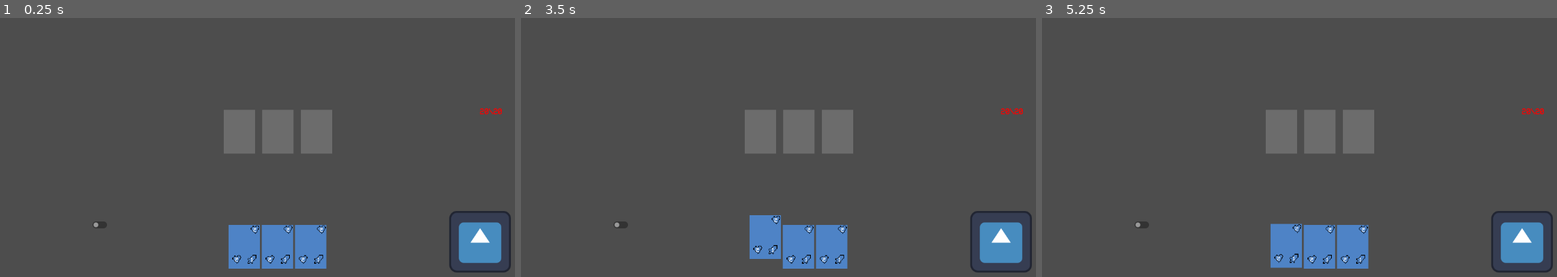
Above: before the commit, frames 1-3 (left to right).
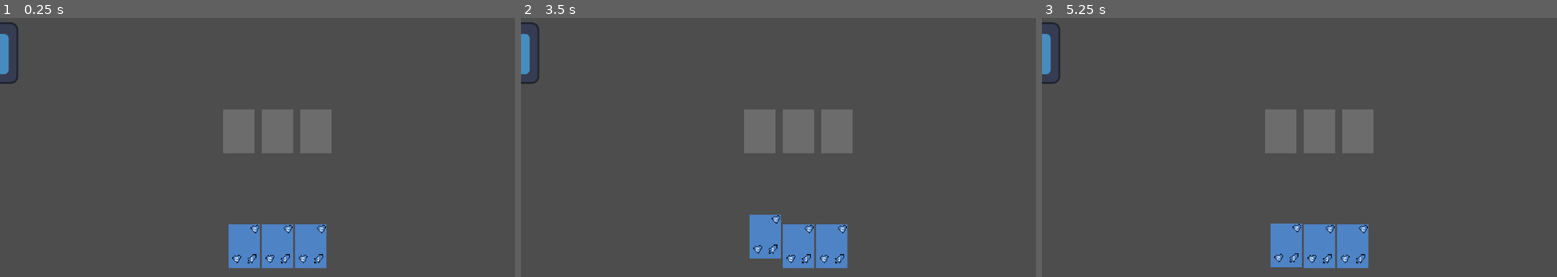
Above: after the commit, the same moments.

Repository: CraftMaster07/MonsterCardsClone
Game: Godot game, scene res://Scenes/board.tscn
Two runs of this game, one before a commit and one after it. Both use one fixed random seed, a clock stepped at 60 frames per second and the inputs below. The engine's default icon, where the game draws it, is replaced by a stand-in: a white triangle on a blue panel in a dark square.
Inputs (mouse positions are in pixels of both pictures, inside the frame that each line leads up to):
- Up to frame 1 (0.25 s): no input
- Up to frame 2 (3.5 s): click (763, 245) at 0.52 s; click (757, 131) at 1.27 s; click (618, 225) at 2.02 s; click (763, 245) at 2.77 s
- Up to frame 3 (5.25 s): click (1278, 131) at 3.52 s; click (1139, 225) at 4.27 s; click (1284, 245) at 5.02 s

The runs differ from the first frame. In frame 1, 2.6% of the frame differs, in the area x 0-100%, y 1-99%; in frame 2, 2.6%; in frame 3, 2.6%.

Commit message:
cards can actually go in the slots now omg

Diff:
--- a/monster-cards-clone/Scenes/board.tscn
+++ b/monster-cards-clone/Scenes/board.tscn
@@ -6,17 +6,30 @@
 [ext_resource type="PackedScene" uid="uid://dtpst7jgrdpqq" path="res://Scenes/card_slot_container.tscn" id="5_dun80"]
 [ext_resource type="PackedScene" uid="uid://syfm2kspvm70" path="res://Scenes/player.tscn" id="5_dxjtj"]
 
-[node name="Battle" type="Node2D"]
+[node name="Board" type="Control"]
+layout_mode = 3
+anchors_preset = 15
+anchor_right = 1.0
+anchor_bottom = 1.0
+grow_horizontal = 2
+grow_vertical = 2
 script = ExtResource("1_xiot5")
 
-[node name="Camera2D" type="Camera2D" parent="."]
+[node name="CardSlotContainer" parent="." instance=ExtResource("5_dun80")]
+layout_mode = 1
+anchors_preset = 15
+anchor_left = 0.0
+anchor_top = 0.0
+anchor_right = 1.0
+anchor_bottom = 1.0
 
-[node name="HandLayer" type="CanvasLayer" parent="."]
-
-[node name="Hand" parent="HandLayer" instance=ExtResource("2_shhme")]
+[node name="Hand" parent="." instance=ExtResource("2_shhme")]
+layout_mode = 1
+offset_top = -131.0
+theme_override_constants/margin_bottom = 40
 
 [node name="Icon" type="Sprite2D" parent="."]
-position = Vector2(420, 229)
+position = Vector2(-26, 161)
 texture = ExtResource("4_cp8jt")
 
 [node name="PlayerHandler" parent="." instance=ExtResource("5_dxjtj")]
@@ -28,13 +41,12 @@
 offset_bottom = -27.0
 
 [node name="DamageButton" type="CheckButton" parent="."]
+layout_mode = 0
 offset_left = -393.0
 offset_top = 178.0
 offset_right = -347.0
 offset_bottom = 211.0
 
-[node name="CardSlotContainer" parent="." instance=ExtResource("5_dun80")]
-
 [connection signal="toggled" from="DamageButton" to="PlayerHandler" method="_on_check_button_toggled"]
 
 [editable path="PlayerHandler"]
--- /dev/null
+++ b/monster-cards-clone/Scenes/card_board.tscn
@@ -0,0 +1,18 @@
+[gd_scene load_steps=2 format=3 uid="uid://cru4gfksm3rbh"]
+
+[ext_resource type="PackedScene" uid="uid://riqyg25s6tq2" path="res://Scenes/card_front.tscn" id="1_m7piv"]
+
+[node name="CardBoard" type="Control"]
+layout_mode = 3
+anchors_preset = 8
+anchor_left = 0.5
+anchor_top = 0.5
+anchor_right = 0.5
+anchor_bottom = 0.5
+grow_horizontal = 2
+grow_vertical = 2
+size_flags_horizontal = 8
+size_flags_vertical = 4
+
+[node name="CardFront" parent="." instance=ExtResource("1_m7piv")]
+layout_mode = 1
--- a/monster-cards-clone/Scenes/card_hand.tscn
+++ b/monster-cards-clone/Scenes/card_hand.tscn
@@ -1,7 +1,10 @@
-[gd_scene load_steps=3 format=3 uid="uid://d2efqpfk6vwcm"]
+[gd_scene load_steps=4 format=3 uid="uid://d2efqpfk6vwcm"]
 
 [ext_resource type="Script" uid="uid://052i7e5dlcs" path="res://scripts/card_hand.gd" id="1_vvs6b"]
 [ext_resource type="PackedScene" uid="uid://riqyg25s6tq2" path="res://Scenes/card_front.tscn" id="2_ss82o"]
+
+[sub_resource type="RectangleShape2D" id="RectangleShape2D_vvs6b"]
+size = Vector2(65, 91)
 
 [node name="CardHand" type="Control"]
 custom_minimum_size = Vector2(65, 91)
@@ -17,17 +20,24 @@
 offset_bottom = 45.5
 grow_horizontal = 2
 grow_vertical = 2
+size_flags_horizontal = 4
+size_flags_vertical = 4
 script = ExtResource("1_vvs6b")
-hover_height = null
 animation_length = 0.15
 animation_trans = 2
-dragback_time = null
-dragback_trans = null
-dragback_ease = null
 
 [node name="CardFront" parent="." instance=ExtResource("2_ss82o")]
 layout_mode = 1
 
+[node name="Area2D" type="Area2D" parent="CardFront"]
+position = Vector2(32.5, 45.5)
+collision_mask = 2
+
+[node name="CollisionShape2D" type="CollisionShape2D" parent="CardFront/Area2D"]
+shape = SubResource("RectangleShape2D_vvs6b")
+
 [connection signal="mouse_entered" from="." to="." method="_on_mouse_entered"]
 [connection signal="mouse_exited" from="." to="." method="_on_mouse_exited"]
 [connection signal="button_down" from="CardFront" to="." method="_on_card_front_button_down"]
+[connection signal="area_entered" from="CardFront/Area2D" to="." method="_on_area_2d_area_entered"]
+[connection signal="area_exited" from="CardFront/Area2D" to="." method="_on_area_2d_area_exited"]
--- a/monster-cards-clone/Scenes/card_slot.tscn
+++ b/monster-cards-clone/Scenes/card_slot.tscn
@@ -1,6 +1,9 @@
-[gd_scene load_steps=2 format=3 uid="uid://ct317gmjddic1"]
+[gd_scene load_steps=3 format=3 uid="uid://ct317gmjddic1"]
 
 [ext_resource type="Script" uid="uid://b5r3jibev8gde" path="res://scripts/card_slot.gd" id="1_2yd5i"]
+
+[sub_resource type="RectangleShape2D" id="RectangleShape2D_2yd5i"]
+size = Vector2(65, 91)
 
 [node name="CardSlot" type="Control"]
 custom_minimum_size = Vector2(65, 91)
@@ -20,6 +23,13 @@
 size_flags_vertical = 4
 script = ExtResource("1_2yd5i")
 
+[node name="Area2D" type="Area2D" parent="."]
+position = Vector2(32.5, 45.5)
+collision_layer = 2
+
+[node name="CollisionShape2D" type="CollisionShape2D" parent="Area2D"]
+shape = SubResource("RectangleShape2D_2yd5i")
+
 [node name="TextureButton" type="TextureButton" parent="."]
 custom_minimum_size = Vector2(65, 91)
 layout_mode = 1
@@ -33,12 +43,20 @@
 [node name="ColorRect" type="ColorRect" parent="TextureButton"]
 custom_minimum_size = Vector2(65, 91)
 layout_mode = 1
-anchors_preset = 15
-anchor_right = 1.0
-anchor_bottom = 1.0
+anchors_preset = 8
+anchor_left = 0.5
+anchor_top = 0.5
+anchor_right = 0.5
+anchor_bottom = 0.5
+offset_left = -32.5
+offset_top = -45.5
+offset_right = 32.5
+offset_bottom = 45.5
 grow_horizontal = 2
 grow_vertical = 2
 mouse_filter = 1
 color = Color(1, 1, 1, 0.1764706)
 
 [connection signal="mouse_entered" from="." to="." method="_on_mouse_entered"]
+[connection signal="area_entered" from="Area2D" to="." method="_on_area_2d_area_entered"]
+[connection signal="gui_input" from="TextureButton/ColorRect" to="." method="_on_color_rect_gui_input"]
--- a/monster-cards-clone/project.godot
+++ b/monster-cards-clone/project.godot
@@ -23,6 +23,11 @@
 ]
 }
 
+[layer_names]
+
+2d_physics/layer_1="Cards"
+2d_physics/layer_2="Card Slots"
+
 [rendering]
 
 textures/canvas_textures/default_texture_filter=0
--- a/monster-cards-clone/scripts/board.gd
+++ b/monster-cards-clone/scripts/board.gd
@@ -1,35 +1 @@
-extends Node2D
-
-var selected_card : Card
-@onready var hand := $HandLayer/Hand
-@onready var player_handler := $PlayerHandler
-
-@onready var select_stream : AudioStream = load("res://assets/audio/sounds/select.mp3")
-@onready var deselect_stream : AudioStream = load("res://assets/audio/sounds/deselect.mp3")
-
-func _ready() -> void:
-	for card in hand.get_children():
-		card.connect("card_selected", select_card)
-	player_handler.__init__()
-
-func _process(_delta: float) -> void:
-	#print(selected_card)
-	pass
-
-func select_card(card):
-	if selected_card == card:
-		selected_card = null
-		play_sound_at_card(card, deselect_stream)
-	else:
-		selected_card = card
-		play_sound_at_card(card, select_stream)
-
-
-func play_sound_at_card(card: Card, sound: AudioStream) -> void:
-	var sound_player = AudioStreamPlayer2D.new()
-	sound_player.bus = "SFX"
-	card.add_child(sound_player)
-	sound_player.position = card.position
-	sound_player.stream = sound
-	sound_player.play()
-	sound_player.connect("finished", sound_player.queue_free)
+extends Control
--- a/monster-cards-clone/scripts/card_hand.gd
+++ b/monster-cards-clone/scripts/card_hand.gd
@@ -5,6 +5,7 @@
 @export var animation_trans : Tween.TransitionType
 @onready var card_front := $CardFront
 @onready var base_position : Vector2 = card_front.position
+@onready var area2d := $CardFront/Area2D
 
 var touched : bool = false
 enum DragState {RESTING, DRAGGING, FINISHING_DRAGGING}
@@ -12,6 +13,7 @@
 @export var dragback_time : float = 0.5
 @export var dragback_trans : Tween.TransitionType = Tween.TRANS_ELASTIC
 @export var dragback_ease : Tween.EaseType = Tween.EASE_OUT
+var overlapping_slot_areas : Array[Area2D]
 var tween: Tween
 
 func _process(_delta: float) -> void:
@@ -22,12 +24,26 @@
 	if event.is_action_released("click") and drag_state == DragState.DRAGGING:
 		drag_state = DragState.FINISHING_DRAGGING
 
+		if not overlapping_slot_areas.is_empty():
+			goto_nearest_overlapping_area()
+			return
+
 		animate_to_position(base_position, dragback_trans, dragback_time, dragback_ease)
 		await tween.finished
 		drag_state = DragState.RESTING
 
 		if card_front.is_hovered():
 			_on_mouse_entered()
+
+func goto_nearest_overlapping_area():
+	overlapping_slot_areas.sort_custom(area_distance_compare)
+	var target_position := overlapping_slot_areas[0].global_position - size/2
+	animate_to_position(target_position, animation_trans, animation_length, Tween.EASE_IN_OUT, true)
+
+func area_distance_compare(area1 : Area2D, area2 : Area2D):
+	if area1.global_position.distance_to(area2d.global_position) < area2.global_position.distance_to(area2d.global_position):
+		return true
+	return false
 
 func update_base_position():
 	"""Updates the base_position variable to the current card_front position"""
@@ -51,14 +67,22 @@
 
 	animate_to_position(base_position, animation_trans, animation_length)
 
-
-func animate_to_position(pos, trans_type, length, ease_type = Tween.EASE_IN_OUT):
+func animate_to_position(pos, trans_type, length, ease_type = Tween.EASE_IN_OUT, global = false):
 	if tween:
 		tween.kill()
 
 	tween = create_tween()
-	tween.tween_property(card_front, "position", pos, length).set_trans(trans_type).set_ease(ease_type)
-
+	if global:
+		tween.tween_property(card_front, "global_position", pos, length).set_trans(trans_type).set_ease(ease_type)
+	else:
+		tween.tween_property(card_front, "position", pos, length).set_trans(trans_type).set_ease(ease_type)
 
 func _on_card_front_button_down() -> void:
 	drag_state = DragState.DRAGGING
+
+func _on_area_2d_area_entered(area: Area2D) -> void:
+	overlapping_slot_areas.append(area)
+
+func _on_area_2d_area_exited(area: Area2D) -> void:
+	if area in overlapping_slot_areas:
+		overlapping_slot_areas.erase(area)
--- a/monster-cards-clone/scripts/card_slot.gd
+++ b/monster-cards-clone/scripts/card_slot.gd
@@ -1,7 +1,11 @@
 extends Control
+
+
+func _on_mouse_entered() -> void:
+	print_rich("The mouse just [color=red][shake]entered[/shake][/color] me uwu")
 
 
 
 
-func _on_mouse_entered() -> void:
-	print_rich("The mouse just [color=red][shake]entered[/shake][/color] me uwu")
+func _on_area_2d_area_entered(area: Area2D) -> void:
+	print("an area has entered me ", area)
